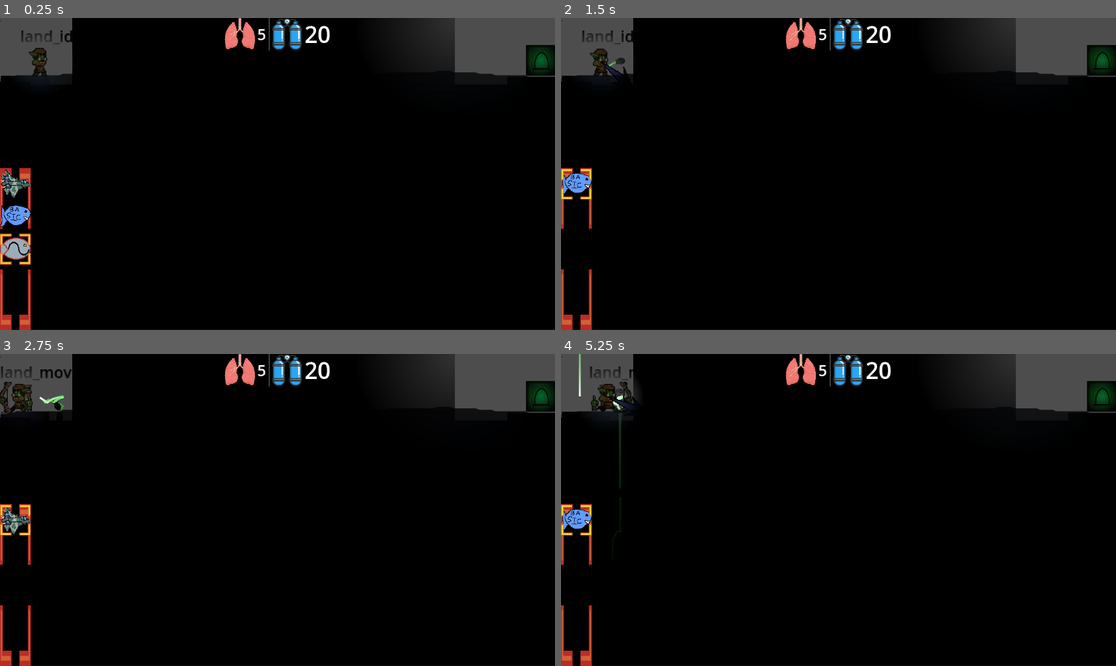
Above: before the commit, frames 1-4 (two rows, left to right).
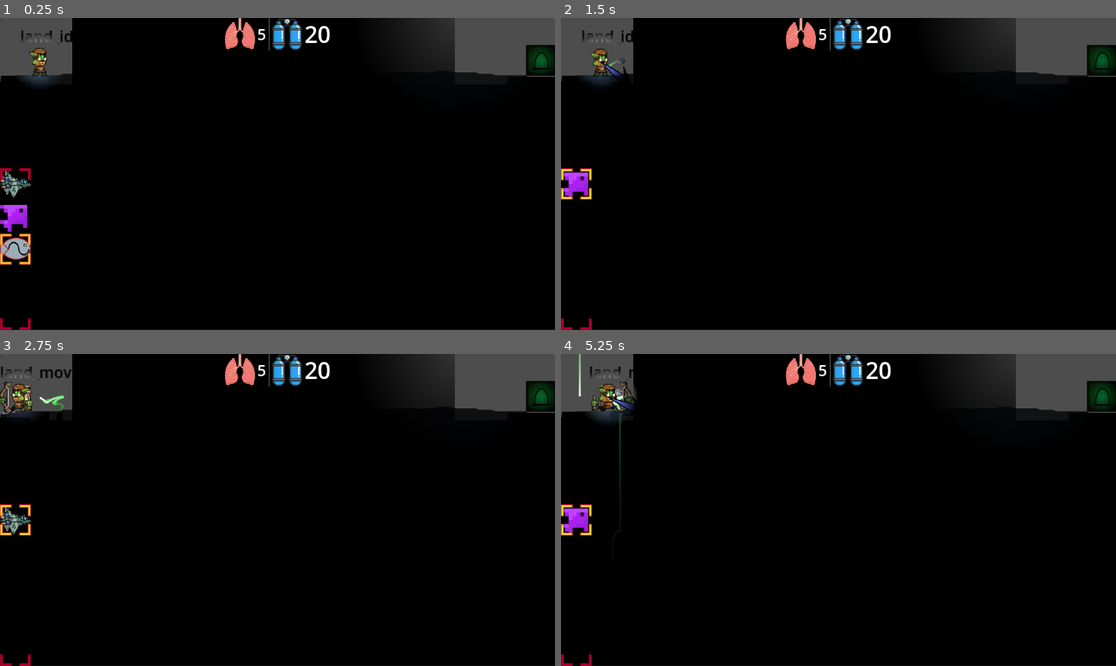
Above: after the commit, the same moments.

Repository: LuBolin/CaveDiver
Game: Godot game, scene res://levels/sandbox.tscn
Two runs of this game, one before a commit and one after it. Both use one fixed random seed, a clock stepped at 60 frames per second and the inputs below.
Inputs (mouse positions are in pixels of both pictures, inside the frame that each line leads up to):
- Up to frame 1 (0.25 s): no input
- Up to frame 2 (1.5 s): tap Enter at 0.5 s; drag from (577, 248) to (838, 208) at 0.52 s; drag from (727, 189) to (838, 208) at 1.27 s
- Up to frame 3 (2.75 s): move the mouse to (333, 441) at 2.02 s; hold A (move_left) from 2.03 s (still down); tap 3 at 2.1 s
- Up to frame 4 (5.25 s): release A (move_left) at 2.75 s; drag from (810, 572) to (577, 391) at 2.77 s; move the mouse to (1005, 556) at 3.52 s; hold D (move_right) 3.53-4.25 s; tap 2 at 3.6 s; tap Space (jump) at 3.77 s; drag from (672, 463) to (766, 591) at 4.27 s; move the mouse to (866, 510) at 5.02 s; hold D (move_right) from 5.03 s (still down); tap 1 at 5.1 s; click (866, 510) at 5.17 s

The runs differ from the first frame. In frame 1, 1.3% of the frame differs, in the area x 0-11%, y 5-100%; in frame 2, 1.1%; in frame 3, 1.0%; in frame 4, 1.3%.
Error in both runs: Cannot call method 'overlaps_area' on a null value. (res://objects/player/Player.gd:38)

Commit message:
Player & purple_fish sprite, as well as 9-patch-rect for ammo_pouch frame

Diff:
--- a/objects/fish/basicfish.tscn
+++ b/objects/fish/basicfish.tscn
@@ -1,9 +1,8 @@
-[gd_scene load_steps=12 format=3 uid="uid://bdbqbregiv5ws"]
+[gd_scene load_steps=11 format=3 uid="uid://bdbqbregiv5ws"]
 
 [ext_resource type="Script" path="res://objects/fish/fish-scripts/Fish.gd" id="1_0ih44"]
 [ext_resource type="Script" path="res://objects/fish/FishTypes/FishTypeBasic.gd" id="2_6h74k"]
-[ext_resource type="Texture2D" uid="uid://b055mcxfowjvv" path="res://resources/sprites/basicfish.png" id="2_d3xiy"]
-[ext_resource type="Texture2D" uid="uid://bbbu5tx8ems36" path="res://resources/sprites/fish-sprite-temp.png" id="3_1jc62"]
+[ext_resource type="Texture2D" uid="uid://kb3lgp6vn722" path="res://resources/sprites/purple_fish.png" id="2_foxss"]
 [ext_resource type="Script" path="res://objects/fish/fish-scripts/FishSprite.gd" id="4_hr26h"]
 [ext_resource type="Script" path="res://objects/fish/fish-scripts/FishTrail.gd" id="5_0m811"]
 [ext_resource type="Texture2D" uid="uid://bteqkxejmlhbm" path="res://resources/sprites/light_circle.png" id="7_ns16v"]
@@ -25,7 +24,7 @@
 collision_layer = 2
 script = ExtResource("1_0ih44")
 fish_type = NodePath("FishType")
-fish_texture = ExtResource("2_d3xiy")
+fish_texture = ExtResource("2_foxss")
 sprite = NodePath("Sprite")
 fish_trail = NodePath("Trail")
 
@@ -33,7 +32,8 @@
 script = ExtResource("2_6h74k")
 
 [node name="Sprite" type="Sprite2D" parent="."]
-texture = ExtResource("3_1jc62")
+rotation = 0.785397
+texture = ExtResource("2_foxss")
 script = ExtResource("4_hr26h")
 
 [node name="Collision" type="CollisionShape2D" parent="."]
--- a/objects/player/HUD/ammo_pouch.tscn
+++ b/objects/player/HUD/ammo_pouch.tscn
@@ -34,13 +34,6 @@
 size_flags_vertical = 0
 script = ExtResource("1_84fyg")
 
-[node name="Frame" type="TextureRect" parent="."]
-modulate = Color(0.835294, 0.4, 1, 1)
-layout_mode = 0
-offset_right = 64.0
-offset_bottom = 336.0
-texture = ExtResource("2_fhmhd")
-
 [node name="SmoothScrollContainer" type="ScrollContainer" parent="."]
 layout_mode = 1
 anchors_preset = 15
@@ -57,3 +50,15 @@
 
 [node name="VBoxContainer" type="VBoxContainer" parent="SmoothScrollContainer"]
 layout_mode = 2
+
+[node name="NinePatchRect" type="NinePatchRect" parent="."]
+modulate = Color(0.705882, 0, 1, 1)
+layout_mode = 0
+offset_right = 64.0
+offset_bottom = 336.0
+texture = ExtResource("2_fhmhd")
+region_rect = Rect2(0, 0, 64, 64)
+patch_margin_left = 32
+patch_margin_top = 32
+patch_margin_right = 32
+patch_margin_bottom = 32
--- a/objects/player/HUD/fish_ammo.tscn
+++ b/objects/player/HUD/fish_ammo.tscn
@@ -4,13 +4,17 @@
 [ext_resource type="Texture2D" uid="uid://cv2yy61xyn4yf" path="res://resources/sprites/frame.png" id="2_xwuxh"]
 
 [node name="FishTexture" type="TextureRect"]
+custom_minimum_size = Vector2(64, 64)
+offset_right = 64.0
+offset_bottom = 64.0
 focus_mode = 2
 texture = ExtResource("1_0rdms")
+stretch_mode = 5
 metadata/fish_type = "dummy"
-metadata/fish_resource = null
 
 [node name="SelectFrame" type="TextureRect" parent="."]
 visible = false
+z_index = 10
 layout_mode = 0
 offset_right = 40.0
 offset_bottom = 40.0
--- a/objects/player/player.tscn
+++ b/objects/player/player.tscn
@@ -115,13 +115,12 @@
 
 [node name="AnimatedSprite" type="AnimatedSprite2D" parent="Renderer"]
 sprite_frames = ExtResource("2_gp143")
-animation = &"land_idle"
+animation = &"water_idle"
 autoplay = "land_idle"
 
 [node name="PointLight2D" type="PointLight2D" parent="Renderer"]
-energy = 0.5
+energy = 1.5
 texture = ExtResource("5_7idbf")
-texture_scale = 1.2
 
 [node name="AimIndicator" type="Node2D" parent="."]
 script = ExtResource("15_ape5n")
--- a/objects/player/player_spriteframes.tres
+++ b/objects/player/player_spriteframes.tres
@@ -4,9 +4,9 @@
 [ext_resource type="Texture2D" uid="uid://bbrjyragd7ae2" path="res://objects/player/assets/Orc - Rogue/Idle/Idle-Sheet.png" id="1_n8c0k"]
 [ext_resource type="Texture2D" uid="uid://bcws31mk2yly5" path="res://objects/player/assets/Orc - Rogue/Death/Death-Sheet.png" id="3_ldrov"]
 [ext_resource type="Texture2D" uid="uid://b5rhekh14vbt7" path="res://objects/player/assets/Orc - Rogue/Run/Run-Sheet.png" id="3_x4btt"]
-[ext_resource type="Texture2D" uid="uid://ei42r5trd4rp" path="res://objects/player/assets/Orc - Rogue/water_idle.png" id="5_3oksr"]
 [ext_resource type="Texture2D" uid="uid://woomdm41kudd" path="res://objects/player/assets/Orc - Rogue/water_float.png" id="5_btnel"]
 [ext_resource type="Texture2D" uid="uid://b4uksh7bdvmwr" path="res://objects/player/assets/Orc - Rogue/water_sink.png" id="5_e5fia"]
+[ext_resource type="Texture2D" uid="uid://dp2j1tw411he6" path="res://resources/sprites/player.png" id="6_woa2c"]
 [ext_resource type="Texture2D" uid="uid://dv7ko70pkr0rx" path="res://objects/player/assets/Orc - Rogue/water_move.png" id="8_phqql"]
 
 [sub_resource type="AtlasTexture" id="AtlasTexture_5qbw8"]
@@ -73,9 +73,9 @@
 atlas = ExtResource("5_btnel")
 region = Rect2(0, 0, 32, 32)
 
-[sub_resource type="AtlasTexture" id="AtlasTexture_mnaf0"]
-atlas = ExtResource("5_3oksr")
-region = Rect2(0, 0, 32, 32)
+[sub_resource type="AtlasTexture" id="AtlasTexture_28yxd"]
+atlas = ExtResource("6_woa2c")
+region = Rect2(0, 0, 16, 16)
 
 [sub_resource type="AtlasTexture" id="AtlasTexture_gmqlx"]
 atlas = ExtResource("8_phqql")
@@ -162,7 +162,7 @@
 }, {
 "frames": [{
 "duration": 1.0,
-"texture": SubResource("AtlasTexture_mnaf0")
+"texture": SubResource("AtlasTexture_28yxd")
 }],
 "loop": true,
 "name": &"water_idle",
Binary file added: resources/sprites/player.png
Not shown, added: resources/sprites/player.png.import
Binary file added: resources/sprites/purple_fish.png
Not shown, added: resources/sprites/purple_fish.png.import
